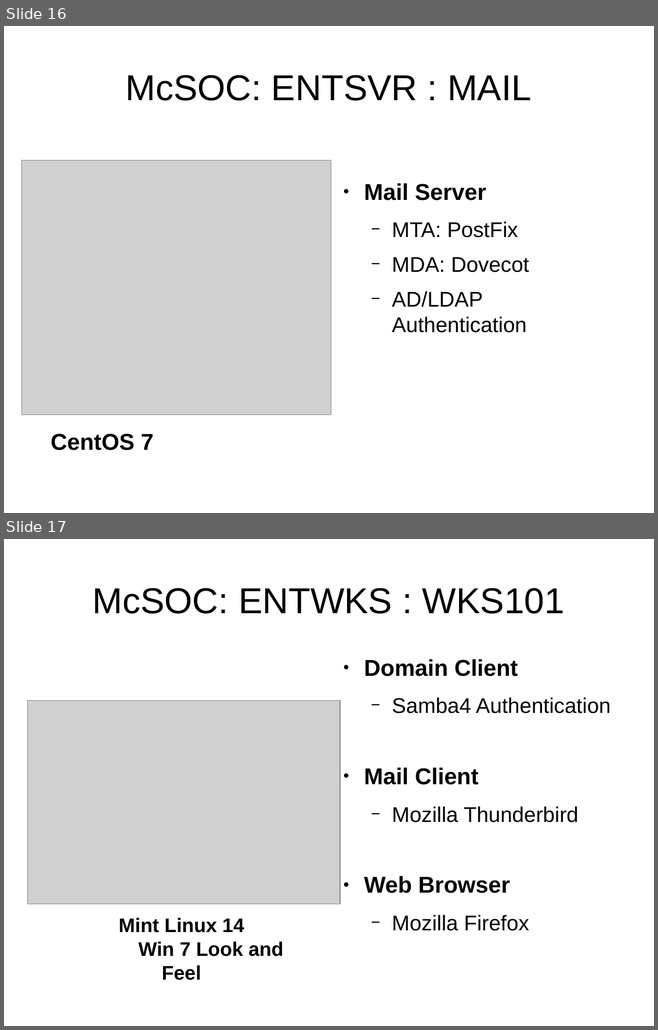
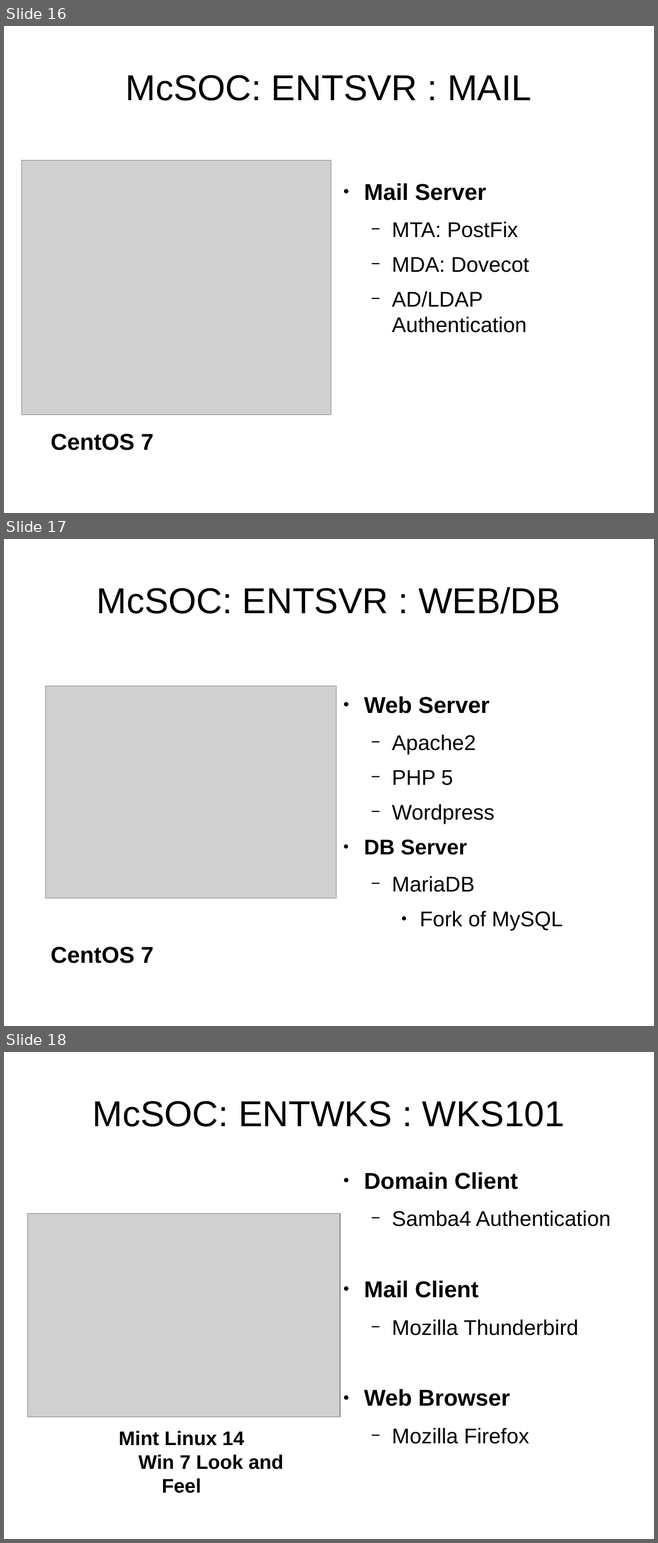
Before and after one commit to cyberxml/mcsoc, a slide deck: docs/McSOC Presentation.odp. Shown one above the other, each under a label of ours: slides 16 and 17 before the commit, slides 16, 17 and 18 after it. The pictures are 658x1030 and 658x1543 pixels, drawn with LibreOffice and Linux fonts; fonts in the diff are those of the drawing; grey boxes stand for pictures. Boxes give left, top, right and bottom in pixels: in the first picture for what was removed or moved away, otherwise in the second. Text is boxed around its words. In the diff, an @@ line names an element or a change of style, - is before the commit and + after.

Commit message:
LAMP wordpress enterprise

```diff
--- a/docs/McSOC Presentation.odp
+++ b/docs/McSOC Presentation.odp
@@ slide 17 added at box(4, 539, 654, 1026), background #FFFFFF @@
@@ title added at box(96, 587, 560, 614), 44 pt, text #000000 @@
+McSOC: ENTSVR : WEB/DB
@@ picture added at box(45, 686, 336, 899) @@
@@ text added at box(364, 696, 563, 931), 26 pt, text #000000 @@
+● Web Server
+  − Apache2
+  − PHP 5
+  − Wordpress
+● DB Server
+  − MariaDB
+    ● Fork of MySQL
@@ text added at box(50, 947, 154, 964), 28 pt, text #000000, bold @@
+CentOS 7
@@ what was slide 17 is now slide 18 @@
```
Also in this commit, not shown: 9 other files.
